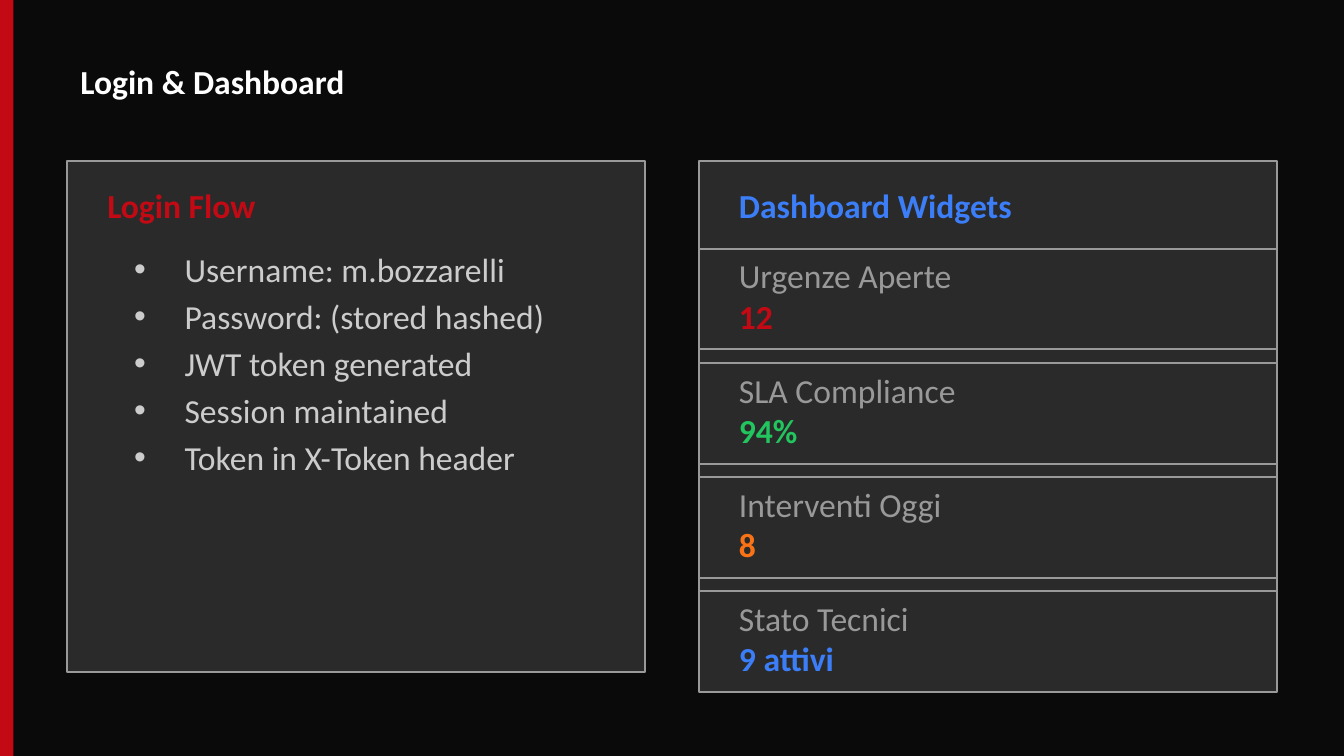
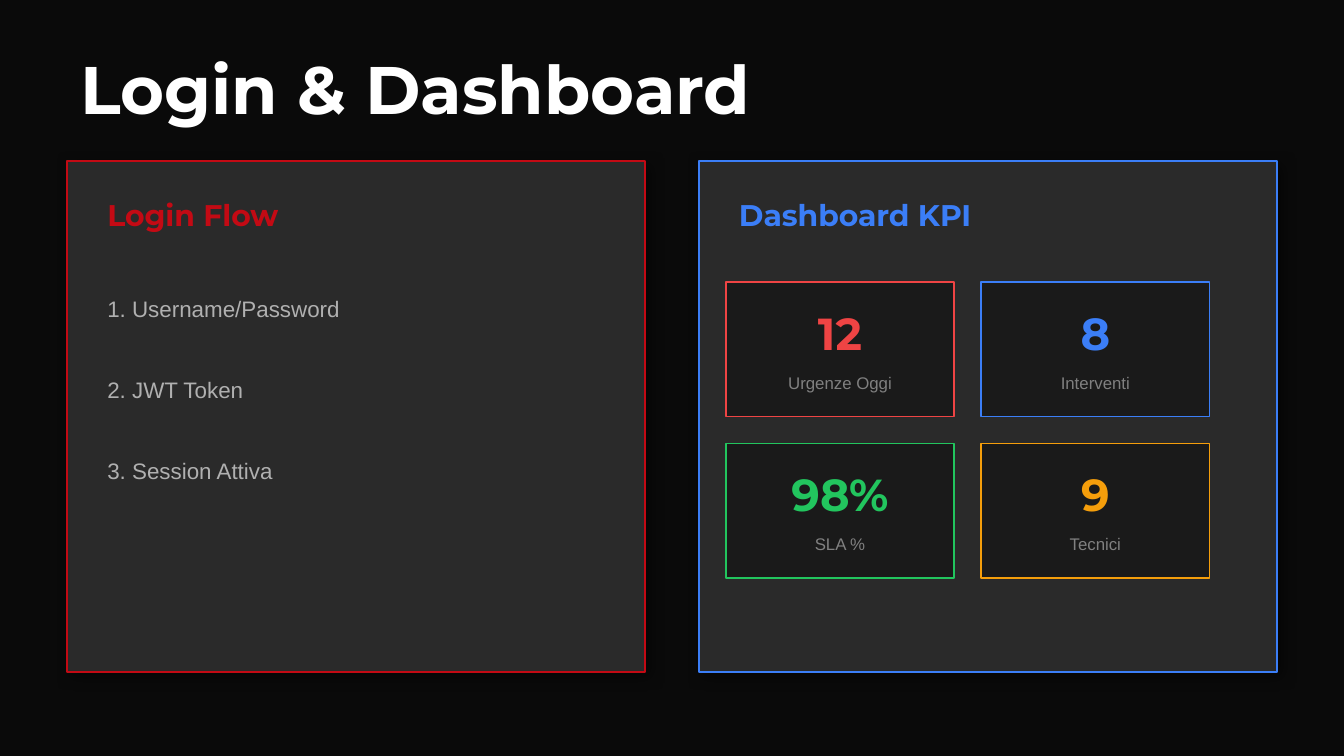
Before and after one commit to fieldforcemrser2026/syntoniqa, a slide deck: slide 4 of docs/10_Training_Deck.pptx. Drawn at 1344x756 pixels with LibreOffice and Linux fonts; fonts in the diff are those of the drawing. Boxes give left, top, right and bottom in pixels: in the first picture for what was removed or moved away, otherwise in the second. Text is boxed around its words. In the diff, an @@ line names an element or a change of style, - is before the commit and + after.

```diff
--- a/docs/10_Training_Deck.pptx
+++ b/docs/10_Training_Deck.pptx
@@ rectangle removed at (0, 0, 13, 755) @@
@@ text "Login & Dashboard": place and size @@
-text "Login & Dashboard" at (80, 70, 344, 100)
+text "Login & Dashboard" at (80, 61, 750, 128)
@@ text "Login & Dashboard" at (80, 61, 750, 128): size 18 to 36 pt, font Calibri to Montserrat @@
@@ rectangle at (67, 161, 645, 672): outline #999999 1 pt to #C30A14 1 pt; shadow on @@
@@ rectangle at (699, 161, 1277, 672): outline #999999 1 pt to #3B7EF7 1 pt; shadow on @@
@@ text "Login Flow": place and size @@
-text "Login Flow" at (107, 194, 256, 224)
+text "Login Flow" at (107, 202, 278, 232)
@@ text "Login Flow" at (107, 202, 278, 232): size 18 to 16 pt, font Calibri to Montserrat @@
@@ text at (739, 204, 971, 227): text changed; size 18 to 16 pt; font Calibri to Montserrat @@
-Dashboard Widgets
+Dashboard KPI
@@ text removed at (185, 258, 504, 282) @@
-• Username: m.bozzarelli
@@ text removed at (739, 266, 951, 294) @@
-Urgenze Aperte
@@ rectangle added at (726, 282, 954, 417), fill #1A1A1A, outline #EF4444 1 pt @@
@@ rectangle: place and size @@
-rectangle at (699, 249, 1277, 349)
+rectangle at (981, 282, 1210, 417)
@@ rectangle at (981, 282, 1210, 417): fill #2A2A2A to #1A1A1A; outline #999999 1 pt to #3B7EF7 1 pt @@
@@ text at (107, 301, 340, 317): text changed; size 18 to 12 pt; font Calibri to Arial; text colour #CCCCCC to #B0B0B0 @@
-• Password: (stored hashed)
+1. Username/Password
@@ text "12": place and size @@
-text "12" at (739, 307, 773, 329)
+text "12" at (818, 318, 862, 350)
@@ text "12" at (818, 318, 862, 350): size 18 to 24 pt, font Calibri to Montserrat, text colour #C30A14 to #EF4444; alignment left to centre @@
@@ text "8": place and size @@
-text "8" at (739, 534, 756, 558)
+text "8" at (1081, 318, 1111, 351)
@@ text "8" at (1081, 318, 1111, 351): size 18 to 24 pt, font Calibri to Montserrat, text colour #F97316 to #3B7EF7; alignment left to centre @@
@@ text at (107, 382, 243, 398): text changed; size 18 to 12 pt; font Calibri to Arial; text colour #CCCCCC to #B0B0B0 @@
-• JWT token generated
+2. JWT Token
@@ text added at (788, 377, 891, 393), 9 pt, text #808080 @@
+Urgenze Oggi
@@ text at (1061, 377, 1130, 389): text changed; size 18 to 9 pt; font Calibri to Arial; text colour #999999 to #808080 @@
-Interventi Oggi
+Interventi
@@ text removed at (185, 446, 514, 470) @@
-• Token in X-Token header
@@ rectangle: place and size @@
-rectangle at (699, 363, 1277, 464)
+rectangle at (726, 444, 954, 578)
@@ rectangle at (726, 444, 954, 578): fill #2A2A2A to #1A1A1A; outline #999999 1 pt to #22C55E 1 pt @@
@@ text removed at (739, 420, 797, 443) @@
-94%
@@ rectangle: place and size @@
-rectangle at (699, 477, 1277, 578)
+rectangle at (981, 444, 1210, 578)
@@ rectangle at (981, 444, 1210, 578): fill #2A2A2A to #1A1A1A; outline #999999 1 pt to #F59E0B 1 pt @@
@@ text at (107, 463, 273, 479): text changed; size 18 to 12 pt; font Calibri to Arial; text colour #CCCCCC to #B0B0B0 @@
-• Session maintained
+3. Session Attiva
@@ text added at (791, 479, 888, 512), 24 pt, text #22C55E, bold @@
+98%
@@ text at (1081, 479, 1110, 512): text changed; size 18 to 24 pt; font Calibri to Montserrat; text colour #3B7EF7 to #F59E0B @@
-9 attivi
+9
@@ text at (815, 538, 847, 550): text changed; size 18 to 9 pt; font Calibri to Arial; text colour #999999 to #808080 @@
-SLA Compliance
+SLA %
@@ text at (1070, 538, 1121, 550): text changed; size 18 to 9 pt; font Calibri to Arial; text colour #999999 to #808080 @@
-Stato Tecnici
+Tecnici
@@ rectangle removed at (699, 591, 1277, 692) @@
```
Also in this commit, not shown: 11 other slides changed, 13 slides added, 13 slides removed, 41 other files.
